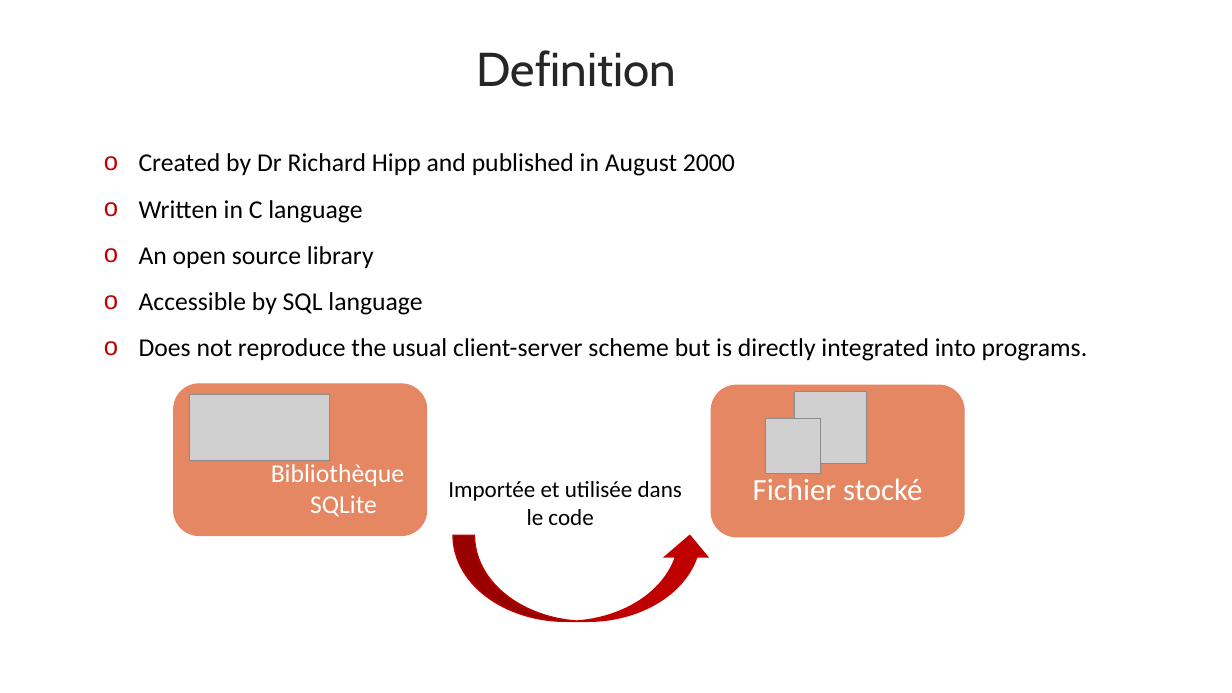
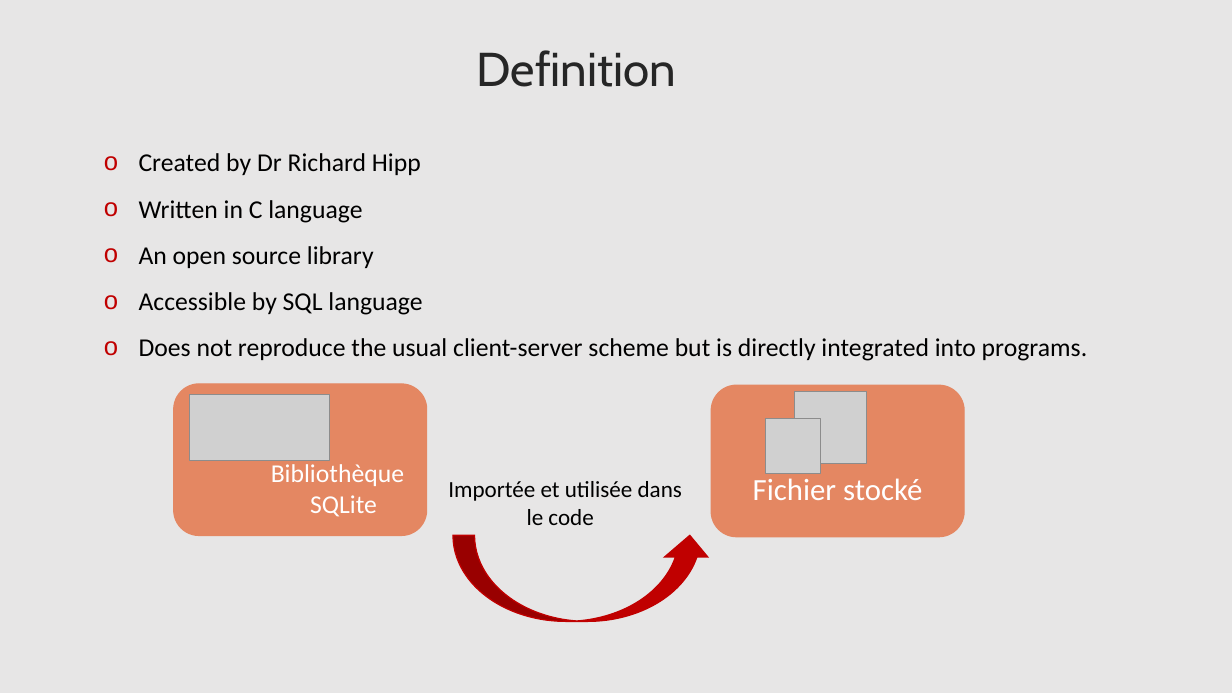
Before and after one commit to lahcenrahlaoui/Wingardium_Leviosaaaa, a slide deck: slide 5 of Presentation-projet-SQLite (1) - Copy.pptx. Drawn at 1232x693 pixels with LibreOffice and Linux fonts; fonts in the diff are those of the drawing; grey boxes stand for pictures. Boxes give left, top, right and bottom in pixels: in the first picture for what was removed or moved away, otherwise in the second. Text is boxed around its words. In the diff, an @@ line names an element or a change of style, - is before the commit and + after.

```diff
--- a/Presentation-projet-SQLite (1) - Copy.pptx
+++ b/Presentation-projet-SQLite (1) - Copy.pptx
@@ background #FFFFFF to #E7E6E6 @@
@@ text at [139, 153, 421, 175]: text changed @@
-o Created by Dr Richard Hipp and published in August 2000
+o Created by Dr Richard Hipp
```
Also in this commit, not shown: 58 other slides changed.
